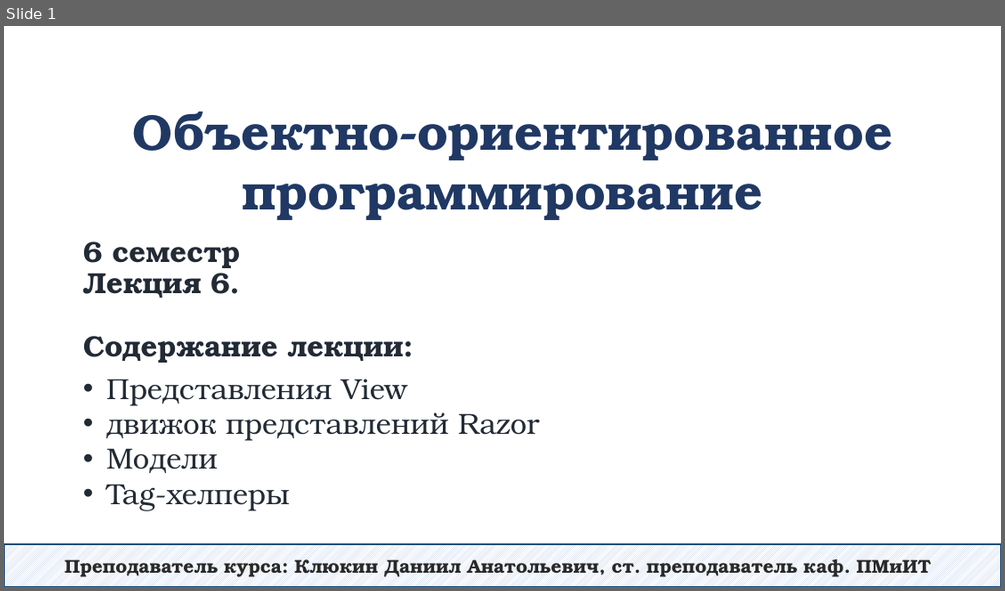
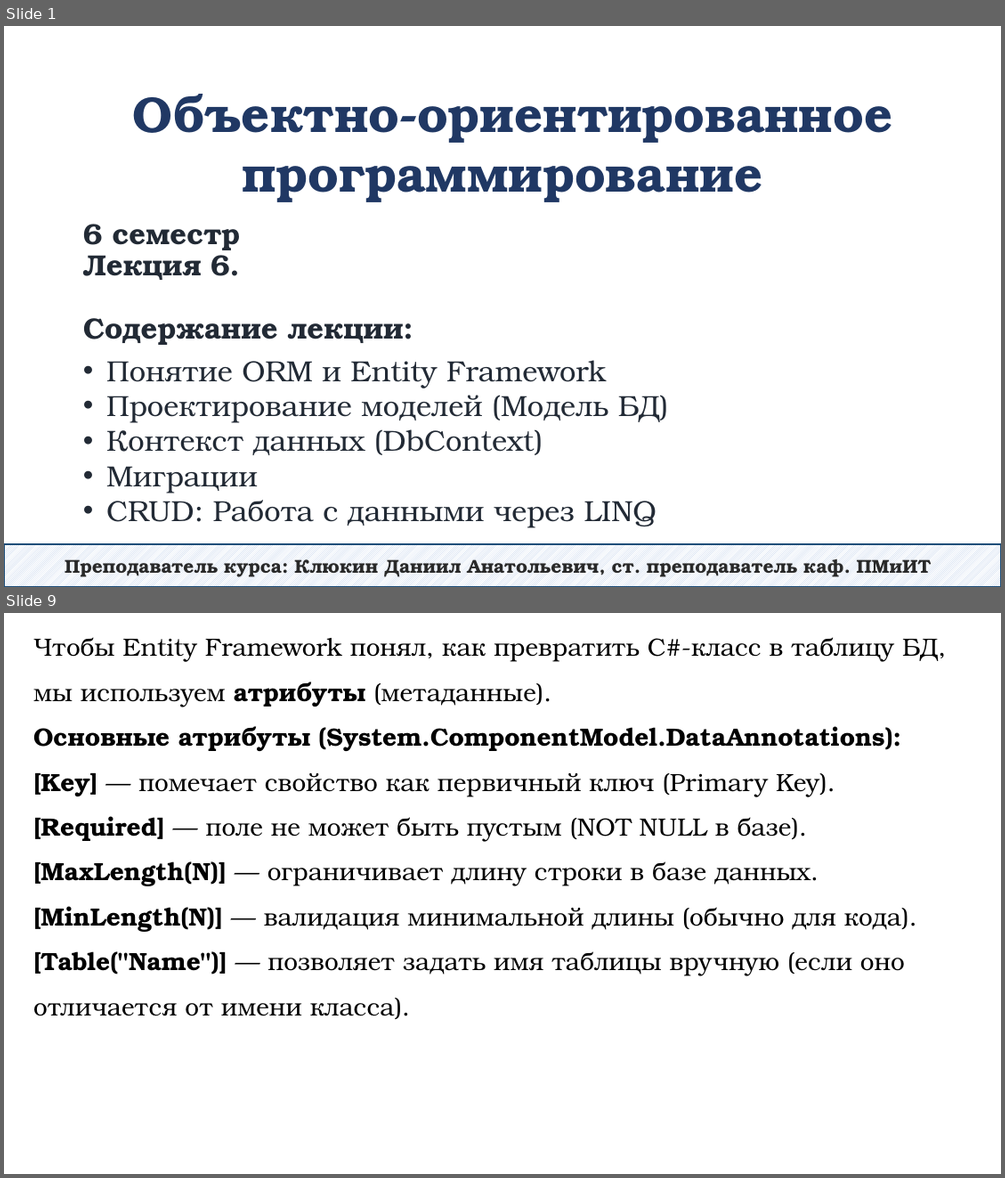
Before and after one commit to DaniilKlyukin/OOP-6, a slide deck: Лекции/ООП 2 лек 6.pptx. Shown one above the other, each under a label of ours: slide 1 before the commit, slides 1 and 9 after it; the slides between them are not shown. The pictures are 1005x591 and 1005x1178 pixels, drawn with LibreOffice and Linux fonts; fonts in the diff are those of the drawing. Boxes give left, top, right and bottom in pixels: in the first picture for what was removed or moved away, otherwise in the second. Text is boxed around its words. In the diff, an @@ line names an element or a change of style, - is before the commit and + after.

```diff
--- a/Лекции/ООП 2 лек 6.pptx
+++ b/Лекции/ООП 2 лек 6.pptx
@@ slide 9 added at [4, 613, 1001, 1174], background #FFFFFF @@
@@ text added at [33, 637, 938, 1016], 24 pt, text #000000 @@
+Чтобы Entity Framework понял, как превратить C#-класс в таблицу БД, мы используем атрибуты (метаданные).
+Основные атрибуты (System.ComponentModel.DataAnnotations):
+[Key] — помечает свойство как первичный ключ (Primary Key).
+[Required] — поле не может быть пустым (NOT NULL в базе).
+[MaxLength(N)] — ограничивает длину строки в базе данных.
+[MinLength(N)] — валидация минимальной длины (обычно для кода).
+[Table("Name")] — позволяет задать имя таблицы вручную (если оно отличается от имени класса).
@@ slide 1 changed as well @@
@@ text "Объектно-ориентированное программирование": place and size @@
-text "Объектно-ориентированное программирование" at [133, 111, 892, 220]
+text "Объектно-ориентированное программирование" at [133, 94, 892, 202]
@@ title "6 семестр Лекция 6. Содержание ...": place and size @@
-title "6 семестр Лекция 6. Содержание ..." at [83, 241, 404, 362]
+title "6 семестр Лекция 6. Содержание ..." at [83, 224, 404, 345]
@@ text at [106, 360, 660, 528]: text changed @@
-• Представления View
-• движок представлений Razor
-• Модели
-• Tag-хелперы
+• Понятие ORM и Entity Framework
+• Проектирование моделей (Модель БД)
+• Контекст данных (DbContext)
+• Миграции
+• CRUD: Работа с данными через LINQ
```
Also in this commit, not shown: 9 other slides added, 43 slides removed.
